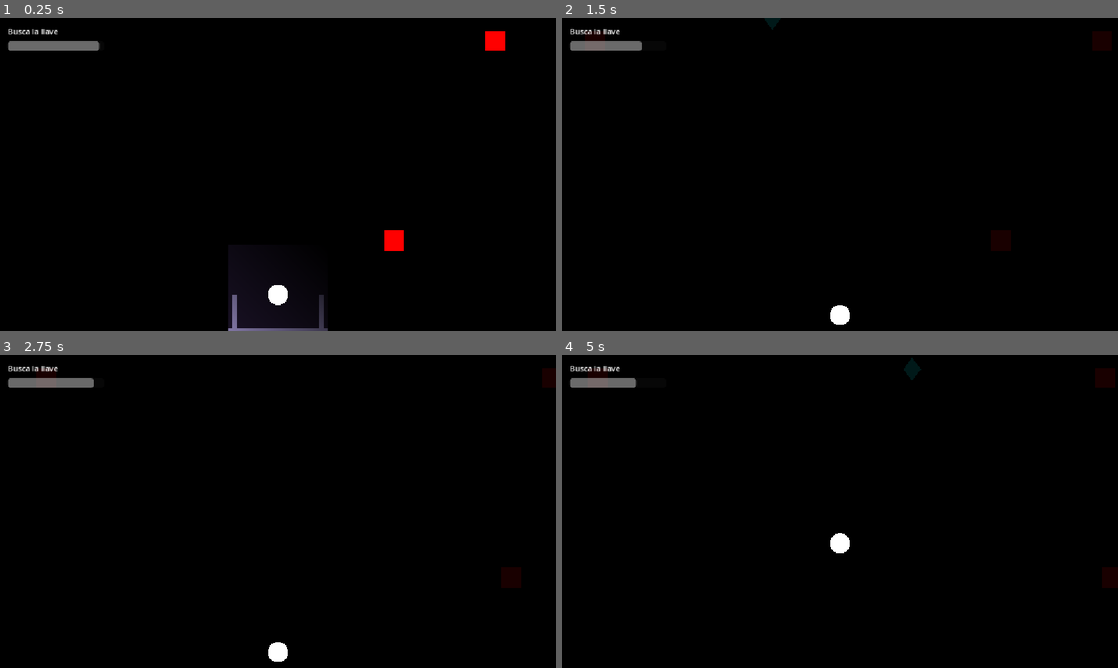
Above: before the commit, frames 1-4 (two rows, left to right).
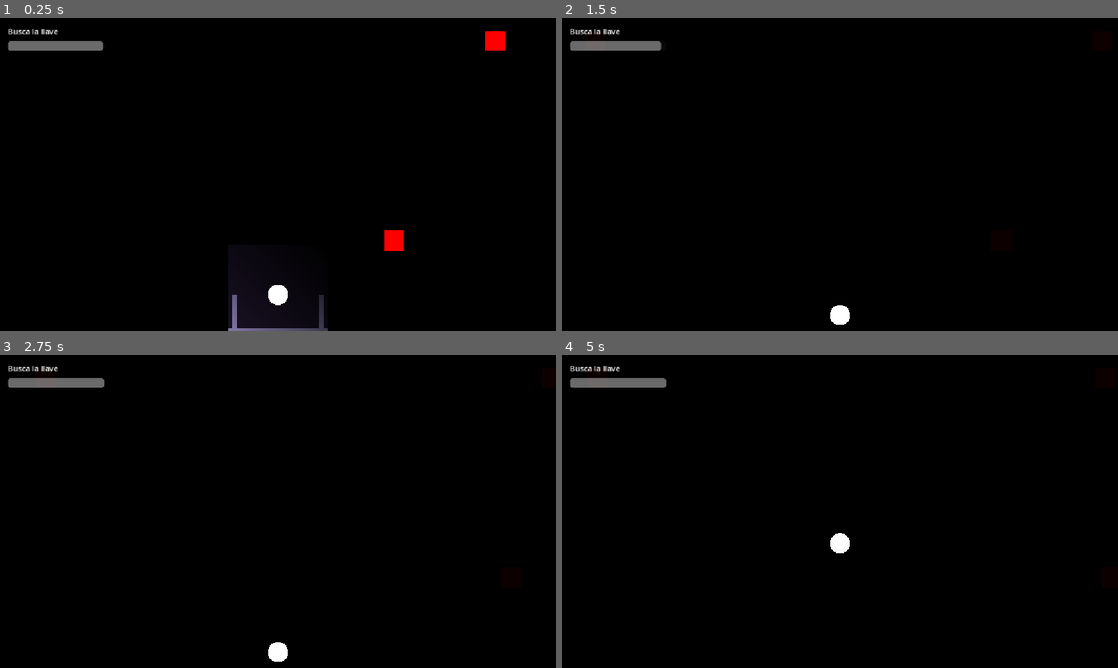
Above: after the commit, the same moments.

Repository: DiegoWojak/Halloween2026GameDojo
Game: Godot game, scene res://Scenes/EnemiesTest.tscn
Two runs of this game, one before a commit and one after it. Both use one fixed random seed, a clock stepped at 60 frames per second and the inputs below.
Inputs (mouse positions are in pixels of both pictures, inside the frame that each line leads up to):
- Up to frame 1 (0.25 s): no input
- Up to frame 2 (1.5 s): move the mouse to (962, 158) at 0.52 s; hold Right (ui_right) 0.53-1.28 s; click (962, 158) at 0.6 s; move the mouse to (728, 190) at 1.27 s; hold Down (ui_down) from 1.28 s (still down); tap Space (flashlight_toggle) at 1.35 s
- Up to frame 3 (2.75 s): move the mouse to (333, 442) at 2.02 s; release Down (ui_down) at 2.03 s; hold Right (ui_right) from 2.03 s (still down); click (333, 442) at 2.1 s
- Up to frame 4 (5 s): move the mouse to (812, 574) at 2.77 s; release Right (ui_right) at 2.78 s; hold Up (ui_up) 2.78-3.53 s; tap Space (flashlight_toggle) at 2.85, 4.35 s; move the mouse to (1006, 558) at 3.52 s; hold Left (ui_left) from 3.53 s (still down); click (1006, 558) at 3.6 s; move the mouse to (673, 464) at 4.27 s

The runs differ from the first frame. In frame 1, less than 0.1% of the frame differs, in the area x 17-19%, y 7-11%; in frame 2, 0.2%; in frame 3, less than 0.1%; in frame 4, 0.3%, in the area x 13-65%, y 0-11%.

Commit message:
feat: orbital enemies stencil pincel shade hide

Diff:
--- a/Scenes/EnemiesTest.tscn
+++ b/Scenes/EnemiesTest.tscn
@@ -6,16 +6,16 @@
 [ext_resource type="PackedScene" path="res://Prefabs/Enemies/Orbiter/Orbiter.tscn" id="4_orbiter"]
 [ext_resource type="PackedScene" uid="uid://b7xuwjca1x6yn" path="res://Prefabs/Flashlight.tscn" id="5_flashlight"]
 
+[sub_resource type="CanvasItemMaterial" id="CanvasItemMaterial_unshaded"]
+light_mode = 1
+
 [sub_resource type="CircleShape2D" id="CircleShape2D_player"]
 radius = 14.0
-
-[sub_resource type="CanvasItemMaterial" id="CanvasItemMaterial_unshaded"]
-light_mode = 1
 
 [node name="Main" type="Node2D" unique_id=1807757088]
 script = ExtResource("1_level")
 
-[node name="CanvasModulate" type="CanvasModulate" parent="."]
+[node name="CanvasModulate" type="CanvasModulate" parent="." unique_id=1757676781]
 color = Color(0, 0, 0, 1)
 
 [node name="Player" type="CharacterBody2D" parent="." unique_id=692836180 groups=["player"]]
@@ -33,9 +33,11 @@
 limit_right = 1000
 limit_bottom = 1100
 
-[node name="Flashlight" parent="Player" node_paths=PackedStringArray("energy_bar") instance=ExtResource("5_flashlight")]
+[node name="Flashlight" parent="Player" unique_id=771459785 node_paths=PackedStringArray("energy_bar") instance=ExtResource("5_flashlight")]
 scale = Vector2(4, 4)
+drain_rate = 5.0
 energy_bar = NodePath("../../HUD/EnergyBar")
+enemy_alpha_off = 0.05
 
 [node name="Patrol1" parent="." unique_id=809552049 instance=ExtResource("3_patrol")]
 position = Vector2(100, 150)
@@ -87,7 +89,7 @@
 offset_right = 16.0
 offset_bottom = 16.0
 
-[node name="EnergyBar" type="ProgressBar" parent="HUD"]
+[node name="EnergyBar" type="ProgressBar" parent="HUD" unique_id=286120767]
 offset_left = 16.0
 offset_top = 48.0
 offset_right = 216.0
--- a/Scripts/Flashlight.gd
+++ b/Scripts/Flashlight.gd
@@ -14,6 +14,9 @@
 @export var energy_bar: Range
 ## Alpha de los nodos del grupo "enemies" con la luz apagada.
 @export var enemy_alpha_off: float = 0.1
+## class_name de enemigos que solo se ven dentro de la luz (la luz hace de máscara).
+## Los demás (Seeker, Patrol...) se ven de lejos.
+@export var light_only_ids: Array[StringName] = [&"Orbiter"]
 
 var is_on: bool = true
 var energy: float
@@ -46,4 +49,8 @@
 
 	var alpha := 1.0 if is_on else enemy_alpha_off
 	for enemy in get_tree().get_nodes_in_group("enemies"):
-		(enemy as CanvasItem).modulate.a = alpha
+		var item := enemy as CanvasItem
+		item.modulate.a = alpha
+		var script := item.get_script() as Script
+		if script and script.get_global_name() in light_only_ids and item.material is CanvasItemMaterial:
+			item.material.light_mode = CanvasItemMaterial.LIGHT_MODE_LIGHT_ONLY
